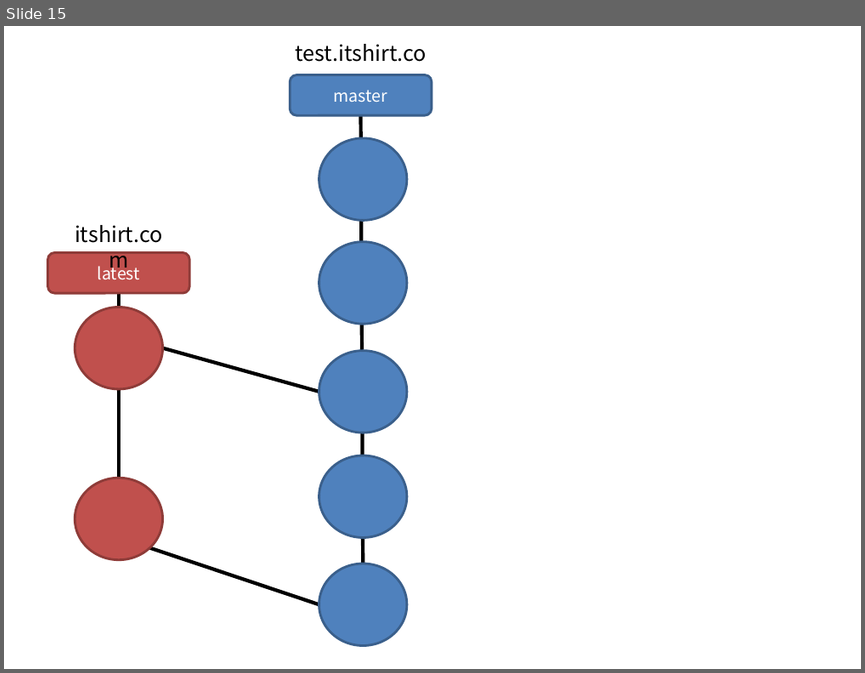
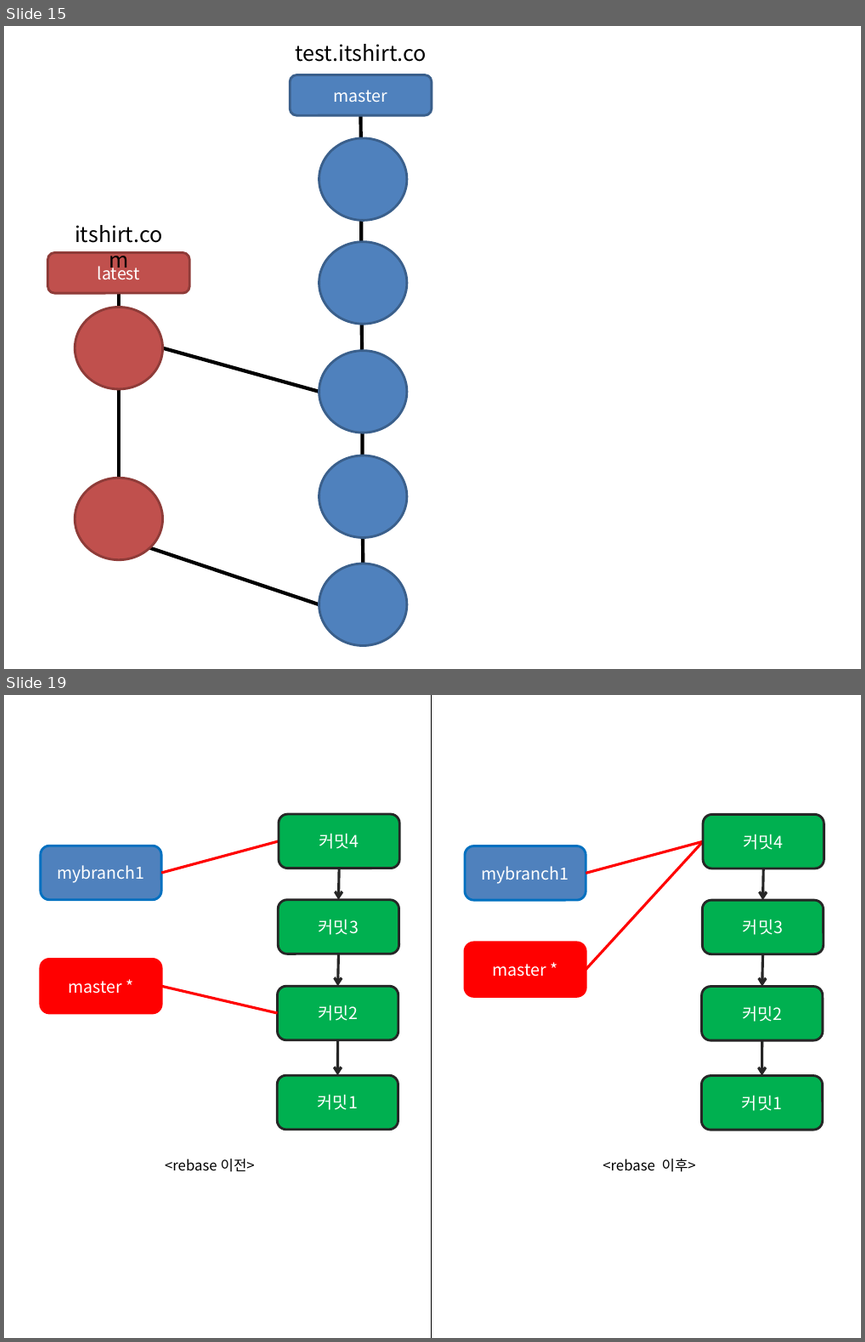
Before and after one commit to devToroko/git_study, a slide deck: 이미지작업.pptx. Shown one above the other, each under a label of ours: slide 15 before the commit, slides 15 and 19 after it; the slides between them are not shown. The pictures are 865x673 and 865x1342 pixels, drawn with LibreOffice and Linux fonts; fonts in the diff are those of the drawing. Boxes give left, top, right and bottom in pixels: in the first picture for what was removed or moved away, otherwise in the second. Text is boxed around its words. In the diff, an @@ line names an element or a change of style, - is before the commit and + after.

```diff
--- a/이미지작업.pptx
+++ b/이미지작업.pptx
@@ slide 19 added at bbox=[4, 695, 861, 1338], background #FFFFFF @@
@@ line added from (432, 695) to (432, 1338), #000000 0.75 pt @@
@@ rounded rectangle added at bbox=[279, 814, 399, 868], fill #00B050, outline #262626 2 pt, 14 pt, text #FFFFFF @@
+커밋4
@@ rounded rectangle added at bbox=[704, 814, 824, 868], fill #00B050, outline #262626 2 pt, 14 pt, text #FFFFFF @@
+커밋4
@@ rounded rectangle added at bbox=[41, 845, 161, 900], fill #4F81BD, outline #0070C0 2 pt, 14 pt, text #FFFFFF @@
+mybranch1
@@ line added from (161, 873) to (279, 841), #FF0000 2.25 pt @@
@@ rounded rectangle added at bbox=[465, 845, 585, 900], fill #4F81BD, outline #0070C0 2 pt, 14 pt, text #FFFFFF @@
+mybranch1
@@ line added from (585, 873) to (704, 841), #FF0000 2.25 pt @@
@@ line added from (585, 970) to (704, 841), #FF0000 2.25 pt @@
@@ arrow added from (339, 868) to (338, 900), #262626 2.25 pt @@
@@ arrow added from (763, 868) to (762, 900), #262626 2.25 pt @@
@@ rounded rectangle added at bbox=[279, 900, 399, 953], fill #00B050, outline #262626 2 pt, 14 pt, text #FFFFFF @@
+커밋3
@@ rounded rectangle added at bbox=[703, 900, 823, 953], fill #00B050, outline #262626 2 pt, 14 pt, text #FFFFFF @@
+커밋3
@@ rounded rectangle added at bbox=[465, 942, 585, 997], fill #FF0000, outline #FF0000 2 pt, 14 pt, text #FFFFFF @@
+master *
@@ rounded rectangle added at bbox=[41, 959, 161, 1013], fill #FF0000, outline #FF0000 2 pt, 14 pt, text #FFFFFF @@
+master *
@@ arrow added from (338, 953) to (338, 987), #262626 2.25 pt @@
@@ arrow added from (762, 953) to (762, 987), #262626 2.25 pt @@
@@ line added from (161, 987) to (278, 1013), #FF0000 2.25 pt @@
@@ rounded rectangle added at bbox=[278, 987, 398, 1040], fill #00B050, outline #262626 2 pt, 14 pt, text #FFFFFF @@
+커밋2
@@ rounded rectangle added at bbox=[702, 987, 823, 1040], fill #00B050, outline #262626 2 pt, 14 pt, text #FFFFFF @@
+커밋2
@@ arrow added from (338, 1040) to (337, 1076), #262626 2.25 pt @@
@@ arrow added from (762, 1040) to (761, 1076), #262626 2.25 pt @@
@@ rounded rectangle added at bbox=[278, 1076, 398, 1129], fill #00B050, outline #262626 2 pt, 14 pt, text #FFFFFF @@
+커밋1
@@ rounded rectangle added at bbox=[702, 1076, 823, 1129], fill #00B050, outline #262626 2 pt, 14 pt, text #FFFFFF @@
+커밋1
@@ text added at bbox=[165, 1158, 255, 1172], 12 pt, text #000000 @@
+<rebase 이전>
@@ text added at bbox=[602, 1158, 696, 1172], 12 pt, text #000000 @@
+<rebase 이후>
```
Also in this commit, not shown: 7 other slides added, 37 other files.
